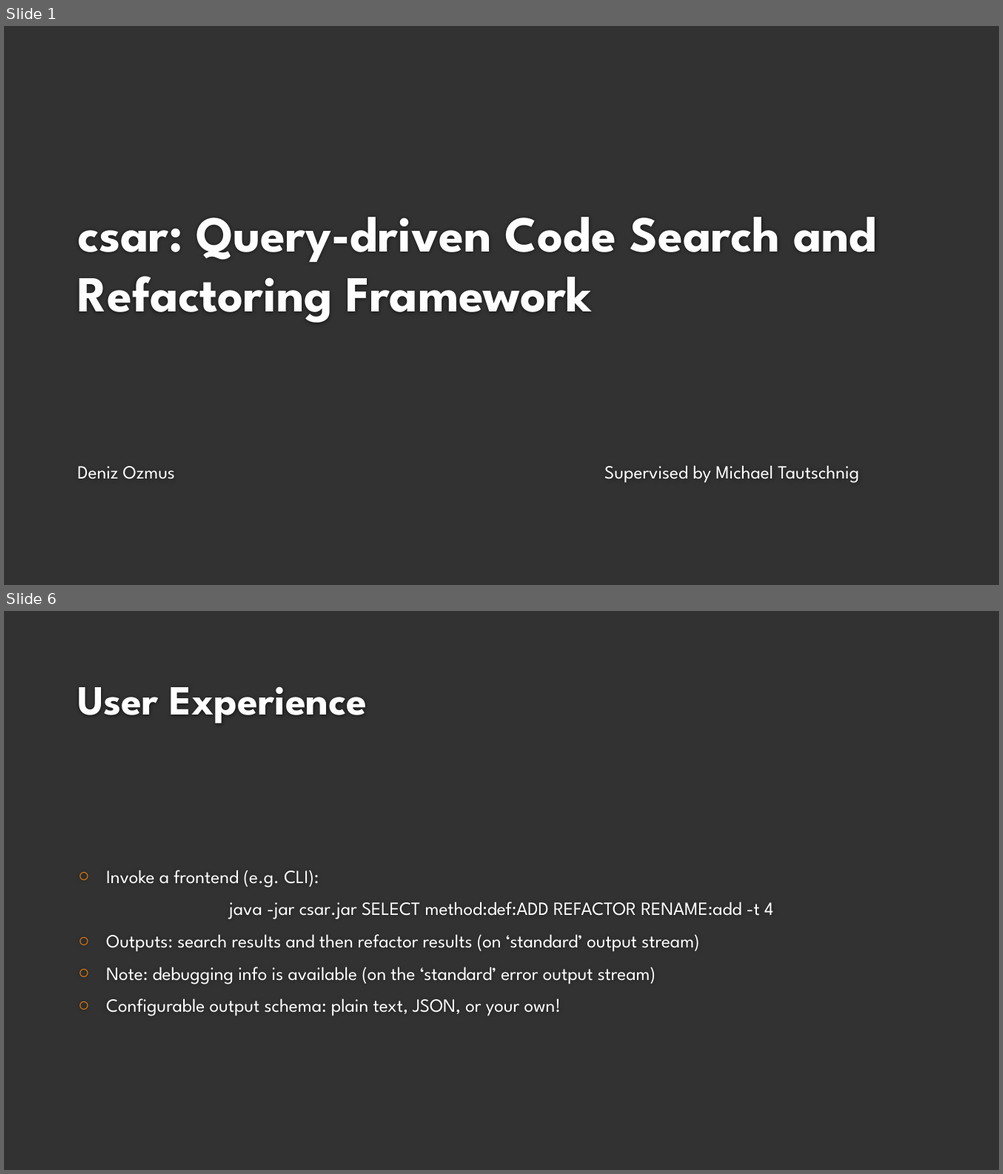
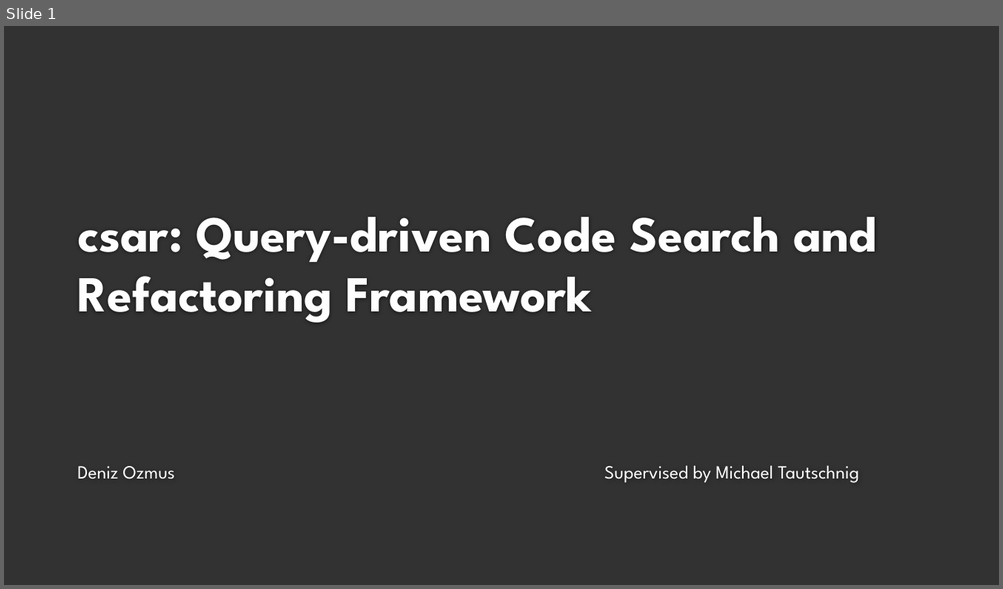
Before and after one commit to dozmus/csar, a slide deck: design-docs/Viva.pptx. Shown one above the other, each under a label of ours: slides 1 and 6 before the commit, slide 1 after it; the slides between them are not shown. The pictures are 1003x1174 and 1003x589 pixels, drawn with LibreOffice and Linux fonts; fonts in the diff are those of the drawing; background and template pictures are left out. Boxes give left, top, right and bottom in pixels: in the first picture for what was removed or moved away, otherwise in the second. Text is boxed around its words. In the diff, an @@ line names an element or a change of style, - is before the commit and + after.

```diff
--- a/design-docs/Viva.pptx
+++ b/design-docs/Viva.pptx
@@ slide 6 removed at (4,611,999,1170), background #323232 @@
@@ title removed at (77,686,367,723) @@
-User Experience
@@ text removed at (106,870,773,1017) @@
-○ Invoke a frontend (e.g. CLI):
-java -jar csar.jar SELECT method:def:ADD REFACTOR RENAME:add -t 4
-○ Outputs: search results and then refactor results (on ‘standard’ output stream)
-○ Note: debugging info is available (on the ‘standard’ error output stream)
-○ Configurable output schema: plain text, JSON, or your own!
```
Also in this commit, not shown: 6 slides changed, 7 slides added, 1 other slide removed.
